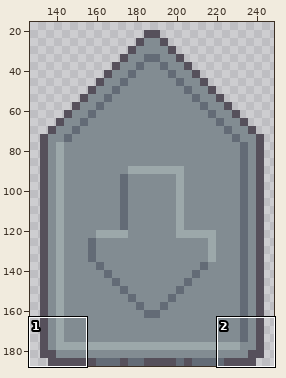
Pixel-art file -- Aseprite/Mobile Controller (Down Key).aseprite. Above, an overview of the earlier version with the close-up marked.
Close-up. Before the commit:
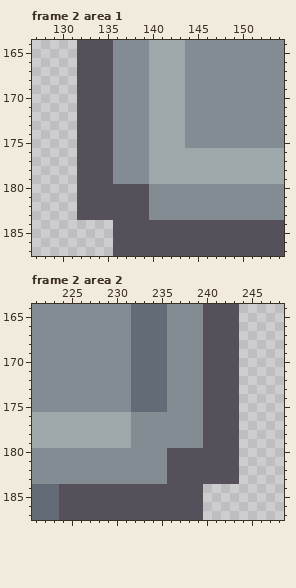
376x188 pixels, 3 frames. Shown: frame 2 area 1: x 127..154, y 164..187; frame 2 area 2: x 221..248, y 164..187. The wide view leaves out empty margins.
And afterwards:
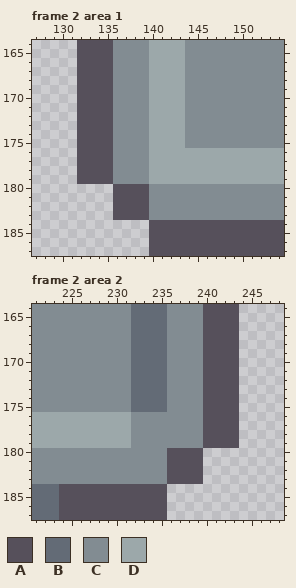
Palette (. is transparent): A #56505b  B #636b76  C #828c92  D #9ca8aa
The exact change:
Frame 2 area 1:
The author cleared colour A in rows 180 to 183 at x 132 to 135; in rows 184 to 187 at x 136 to 139.
Frame 2 area 2:
The author cleared colour A in rows 180 to 183 at x 240 to 243; in rows 184 to 187 at x 236 to 239.
Where, in picture pixels (left, top, right, bottom), the same in both close-ups:
erased: (77, 184, 149, 256)
erased: (167, 448, 239, 520)
